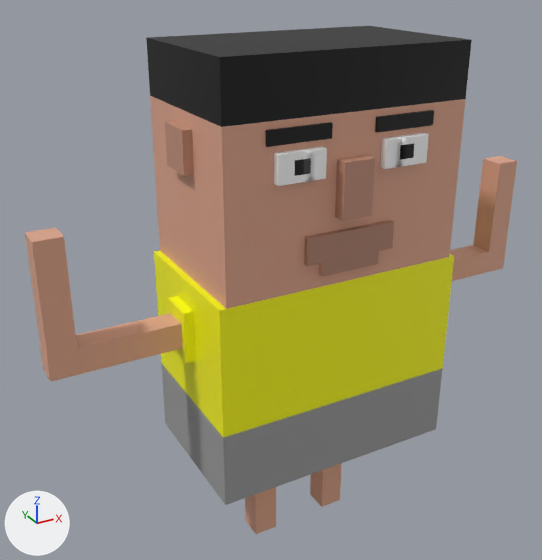
Two versions of the FBX model Bird Gang/Assets/MayaAnimations/youngBoyAnimation.fbx, one commit apart.
The view is the same before and after, from a camera (50 mm lens) standing at (-1.42, -2.32, 1.48) and looking at (-0.1, 0.08, 0.28). The lights are fixed; the arrows at lower left show +X, +Y and +Z. Where no turn or scale is listed for an object, it has been applied to the vertices.

Before the edit, the objects in view are built like this:
```python
ob_body = bpy.data.objects.new('Body', me_mesh)
ob_body.location = (0.0, 0.0, 0.0)
ob_body.rotation_euler = (1.571, 0.0, 0.0)  # degrees (90, 0, 0)
ob_body.scale = (0.01, 0.008, 0.006)
ob_face = bpy.data.objects.new('Face', me_mesh_001)
ob_face.location = (0.0, 0.0, 0.799)
ob_face.rotation_euler = (1.571, 0.0, 0.0)  # degrees (90, 0, 0)
ob_face.scale = (0.0095, 0.008, 0.006)
ob_hand2_2 = bpy.data.objects.new('Hand2_2', me_mesh_004)
ob_hand2_2.location = (-0.967, -0.002, 0.401)
ob_hand2_2.rotation_euler = (1.571, -1.571, 0.0)  # degrees (90, -90, 0)
ob_hand2_2.scale = (0.005, 0.001, 0.001)
# also in view: 'Hand2' at (-0.77, 0.0, 0.2); 'Leg2' at (0.15, 0.01, -0.6); 'Leg1' at (-0.19, 0.0, -0.6); 'Hand1_1' at (0.99, 0.0, 0.4); 'Hand1' at (0.79, 0.0, 0.2)
```
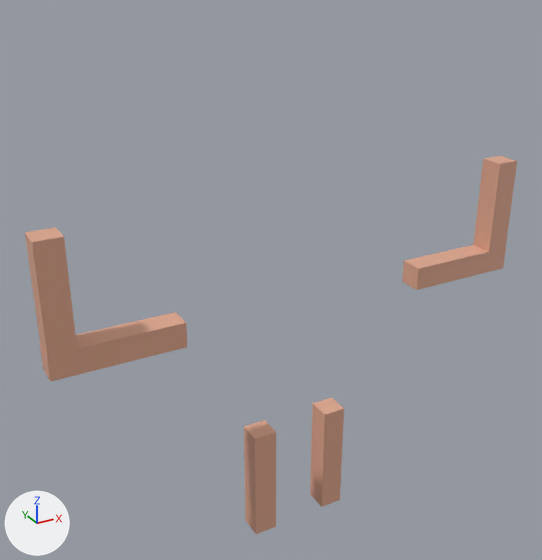
The change, as a list of edits to the scene's bpy script:
```text
Change ob_face:
    ob_face.rotation_euler: (1.571, 0.0, 0.0) -> (0.0, 0.0, 0.0)  # degrees (90, 0, 0) -> degrees (0, 0, 0)
    ob_face: bpy.data.objects.new('Face', me_mesh_001) -> bpy.data.objects.new('Face', None)
    add ob_face.parent = ob_group1
    ob_face.location: (0.0, 0.0, 0.799) -> (0.0, 79.95, 0.0)
    ob_face.scale: (0.0095, 0.008, 0.006) -> (0.95, 0.8, 0.6)
Change ob_body:
    ob_body: bpy.data.objects.new('Body', me_mesh) -> bpy.data.objects.new('Body', None)
    add ob_body.parent = ob_group1
    ob_body.rotation_euler: (1.571, 0.0, 0.0) -> (0.0, 0.0, 0.0)  # degrees (90, 0, 0) -> degrees (0, 0, 0)
    ob_body.scale: (0.01, 0.008, 0.006) -> (1.0, 0.8, 0.6)
```

Where the change shows, as pixel boxes (x1, y1, x2, y2) in the pictures (542 x 560 px):
'Face', no longer drawn
    before: (146, 26, 472, 309)
    faces in mat_surfaceshader4 (beige #e0a78e): (150, 96, 465, 309)
    faces in mat_surfaceshader7 (black #000000): (146, 26, 472, 127)
    faces in mat_surfaceshader9 (brown #c3917b): (165, 122, 375, 221)
    faces in mat_surfaceshader10 (brown #b48671): (304, 220, 394, 277)
    faces in mat_surfaceshader8 (white #ffffff): (274, 133, 429, 186)
'Body', no longer drawn
    before: (154, 251, 454, 505)
    faces in mat_surfaceshader1 (yellow #ffff00): (154, 251, 454, 438)
    faces in mat_surfaceshader3 (grey #9e9e9e): (161, 363, 443, 505)
'Leg1', unchanged, uncovered by the edit
    before: (245, 487, 276, 534)
    after: (244, 420, 276, 534)
'Leg2', unchanged, uncovered by the edit
    before: (310, 463, 342, 507)
    after: (310, 397, 344, 507)
